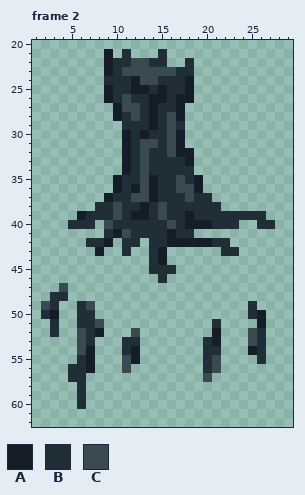
Two states of a pixel-art file, Assets/Sprites/Objects.aseprite. Above, as it was before the edit.
32x64 pixels, 3 frames. Shown: frame 2: x 1..29, y 20..62.
Palette (. is transparent): A #151d28  B #202e37  C #394a50
Pixels before, frame 2, first column x 2:
21 .......A.B...B............
22 .......ABBCCBB..B.........
23 .......ABCCCCCCBB.........
24 .......BBBACCBBBA.........
25 .......ABBAABABBA.........
26 .......ABCBBAABAA.........
27 ........ACCBABBA..........
28 ........ABCBABCA..........
29 .........BBBABCB..........
30 .........ABABBCA..........
31 .........ABCCBCA..........
32 .........ABCBBCAA.........
33 .........ABCBBBBA.........
34 .........ABCBBBBB.........
35 ........ABBCABBCBA........
36 ........ABACABBCCA........
37 .......ABBCCABBBCBB.......
38 ......BBCBBABCBBBBBB......
39 ....ABBBCBAABCBBABBBBBBBB.
40 ...BBB.CBBBBBBCBAAABBB..BB
41 .......BACBBBBABB.........
42 .....BBA.BB.BBAAAAABB.....
43 ......A..B..BA......BB....
44 ............BA............
45 ............BBB...........
46 .............B............
47 ..C.......................
48 .BB.......................
49 CB..BC.................B..
50 BA..BB.................BA.
51 .B..BBC............B....A.
52 .B..CBA...C........A...CB.
53 ....CB...BB.......BA...CB.
54 ....CA...BA.......BB...AB.
55 ....BA...CA.......BC....B.
56 ...BBA...C........BC......
57 ...BB.............C.......
58 ....B.....................
59 ....B.....................
60 ....B.....................
After:
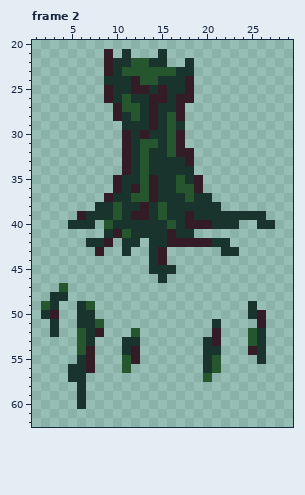
Difference:
colour A: #151d28 -> #341c27
colour B: #202e37 -> #19332d
colour C: #394a50 -> #25562e
Boxes around the changes in both pictures, in picture pixels (x1, y1, x2, y2):
changed: (68, 49, 275, 283)
changed: (41, 283, 140, 409)
changed: (248, 301, 266, 364)
changed: (203, 319, 221, 382)
